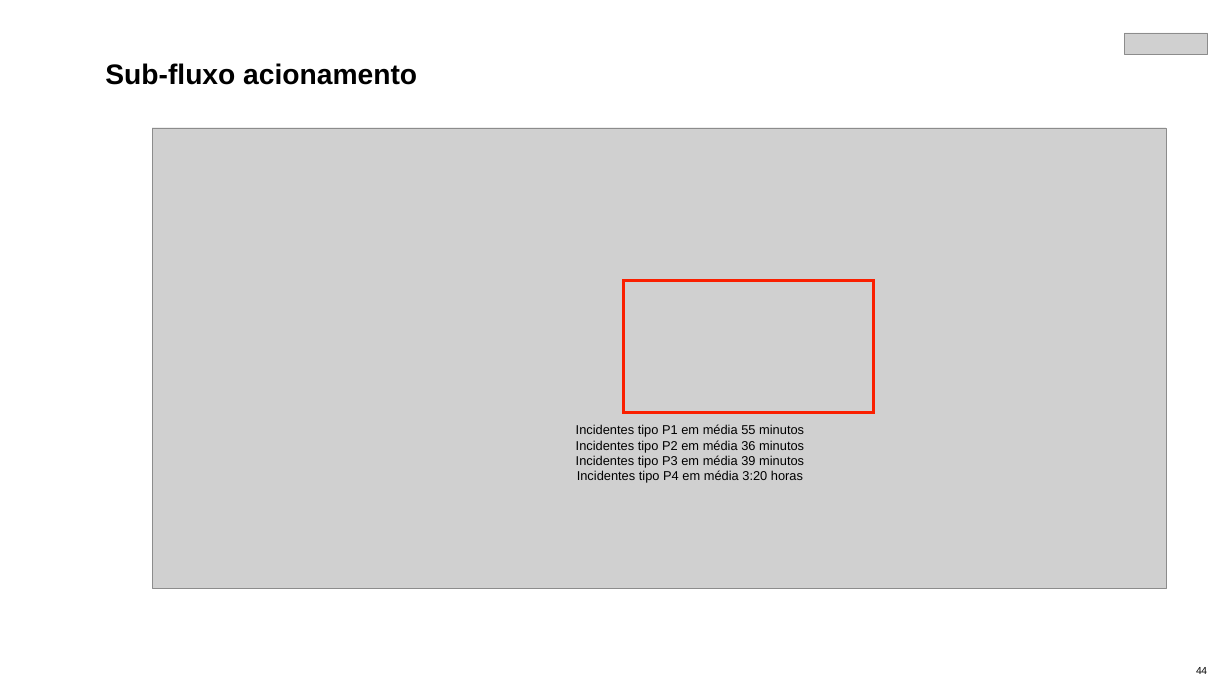
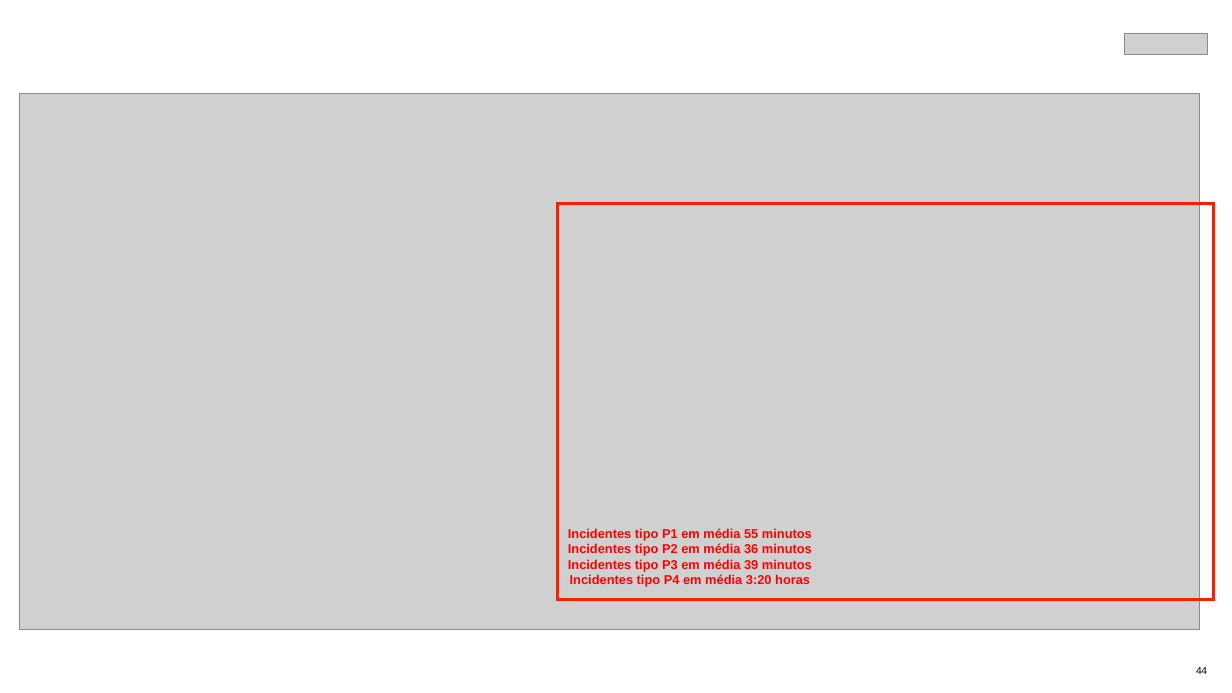
Before and after one commit to fsnader/escalation-system, a slide deck: slide 4 of docs/apresentacao.pptx. Drawn at 1232x693 pixels with LibreOffice and Linux fonts; fonts in the diff are those of the drawing; grey boxes stand for pictures; background and template pictures are left out. Boxes give left, top, right and bottom in pixels: in the first picture for what was removed or moved away, otherwise in the second. Text is boxed around its words. In the diff, an @@ line names an element or a change of style, - is before the commit and + after.

```diff
--- a/docs/apresentacao.pptx
+++ b/docs/apresentacao.pptx
@@ text removed at (x1=105, y1=63, x2=417, y2=85) @@
-Sub-fluxo acionamento
@@ picture resized from (x1=152, y1=128, x2=1165, y2=588) to (x1=19, y1=93, x2=1199, y2=629) @@
@@ rectangle resized from (x1=623, y1=280, x2=873, y2=412) to (x1=557, y1=203, x2=1213, y2=600) @@
@@ text "Incidentes tipo P1 em média ..." moved from (x1=576, y1=424, x2=804, y2=483) to (x1=568, y1=528, x2=812, y2=587) @@
@@ text "Incidentes tipo P1 em média ..." at (x1=568, y1=528, x2=812, y2=587): text colour #000000 to #FF0000, bold on @@
```
Also in this commit, not shown: 1 other slide changed, 1 slide added, 3 other files.
